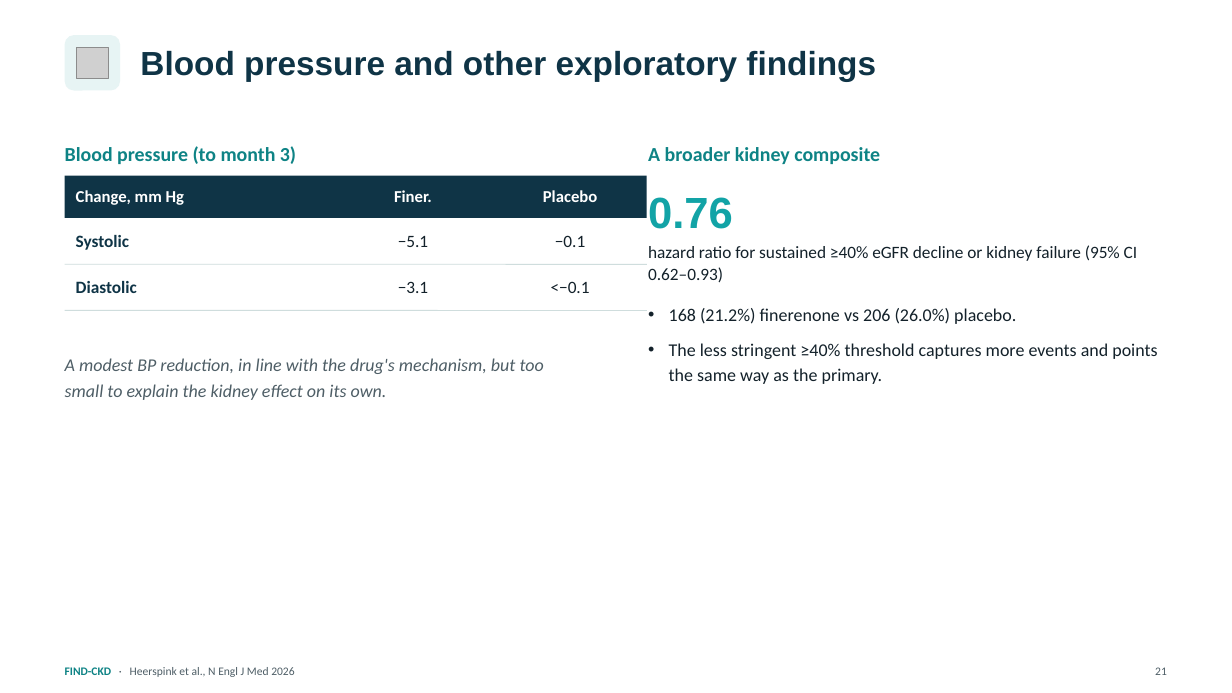
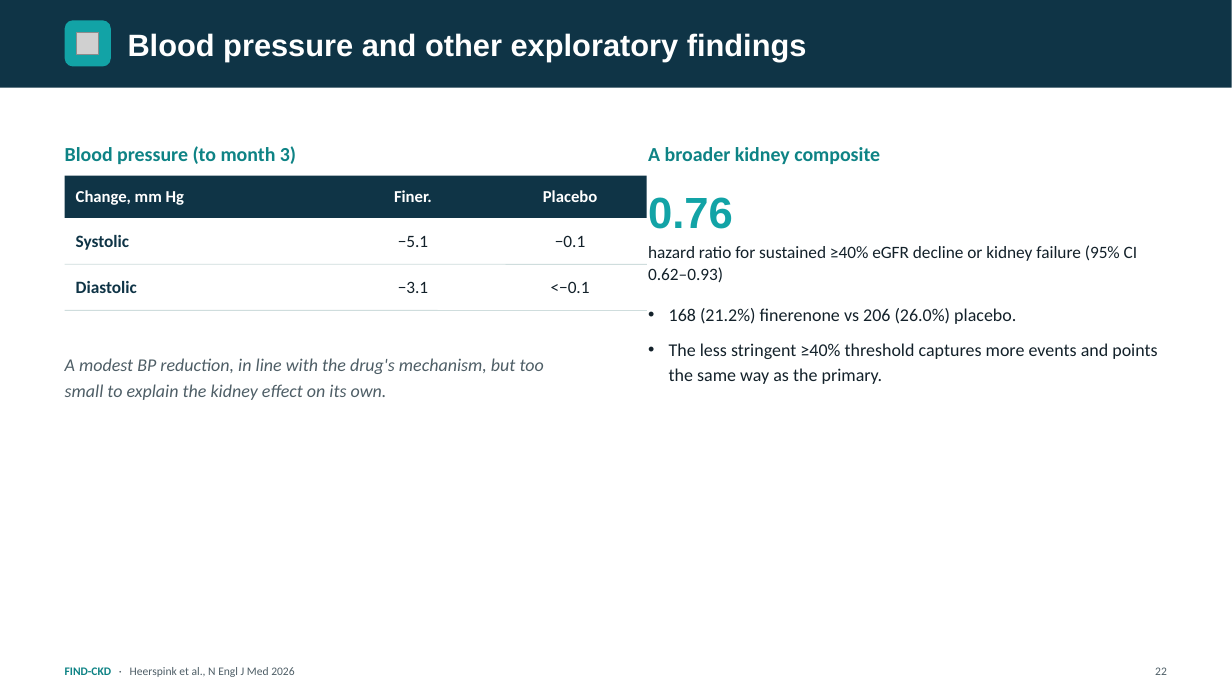
Before and after one commit to azbargarawan-sudo/clickwriting-landing, a slide deck: slide 22 of FIND-CKD.pptx (slide 21 before the commit). Drawn at 1232x693 pixels with LibreOffice and Linux fonts; fonts in the diff are those of the drawing; grey boxes stand for pictures. Boxes give left, top, right and bottom in pixels: in the first picture for what was removed or moved away, otherwise in the second. Text is boxed around its words. In the diff, an @@ line names an element or a change of style, - is before the commit and + after.

```diff
--- a/FIND-CKD.pptx
+++ b/FIND-CKD.pptx
@@ rectangle added at [0,0,1232,88], fill #0F3446 @@
@@ rounded rectangle: place and size @@
-rounded rectangle at [65,35,120,91]
+rounded rectangle at [65,20,111,67]
@@ rounded rectangle at [65,20,111,67]: fill #E7F4F4 to #12A3A6; proportions changed @@
@@ text "Blood pressure and other exploratory ...": place and size @@
-text "Blood pressure and other exploratory ..." at [140,50,876,81]
+text "Blood pressure and other exploratory ..." at [128,33,807,61]
@@ text "Blood pressure and other exploratory ..." at [128,33,807,61]: size 26 to 24 pt, text colour #0F3446 to #FFFFFF @@
@@ picture removed at [77,47,108,79] @@
@@ picture added at [77,32,99,55] @@
@@ text at [1155,667,1167,675]: text changed @@
-21
+22
```
Also in this commit, not shown: 26 other slides changed, 1 slide added.
